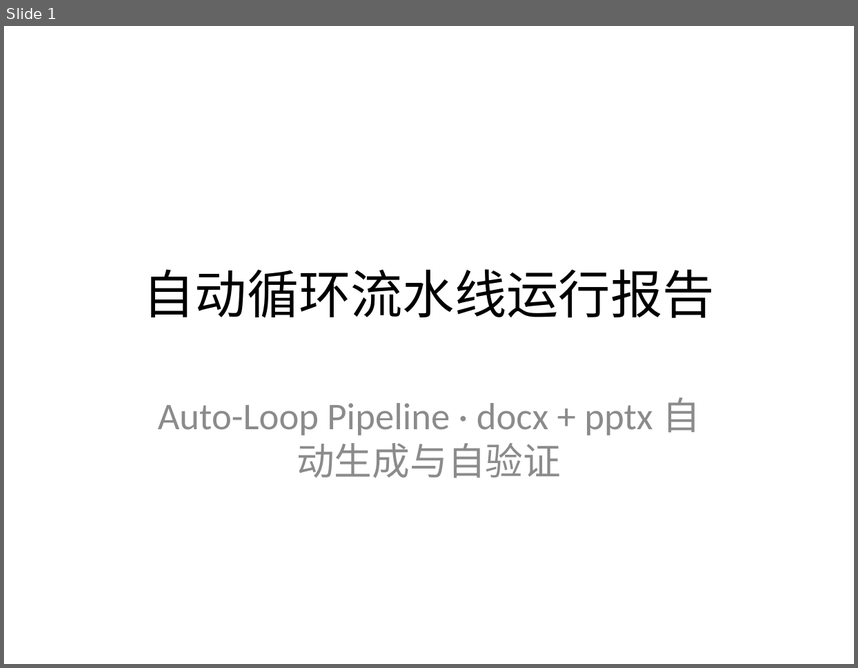
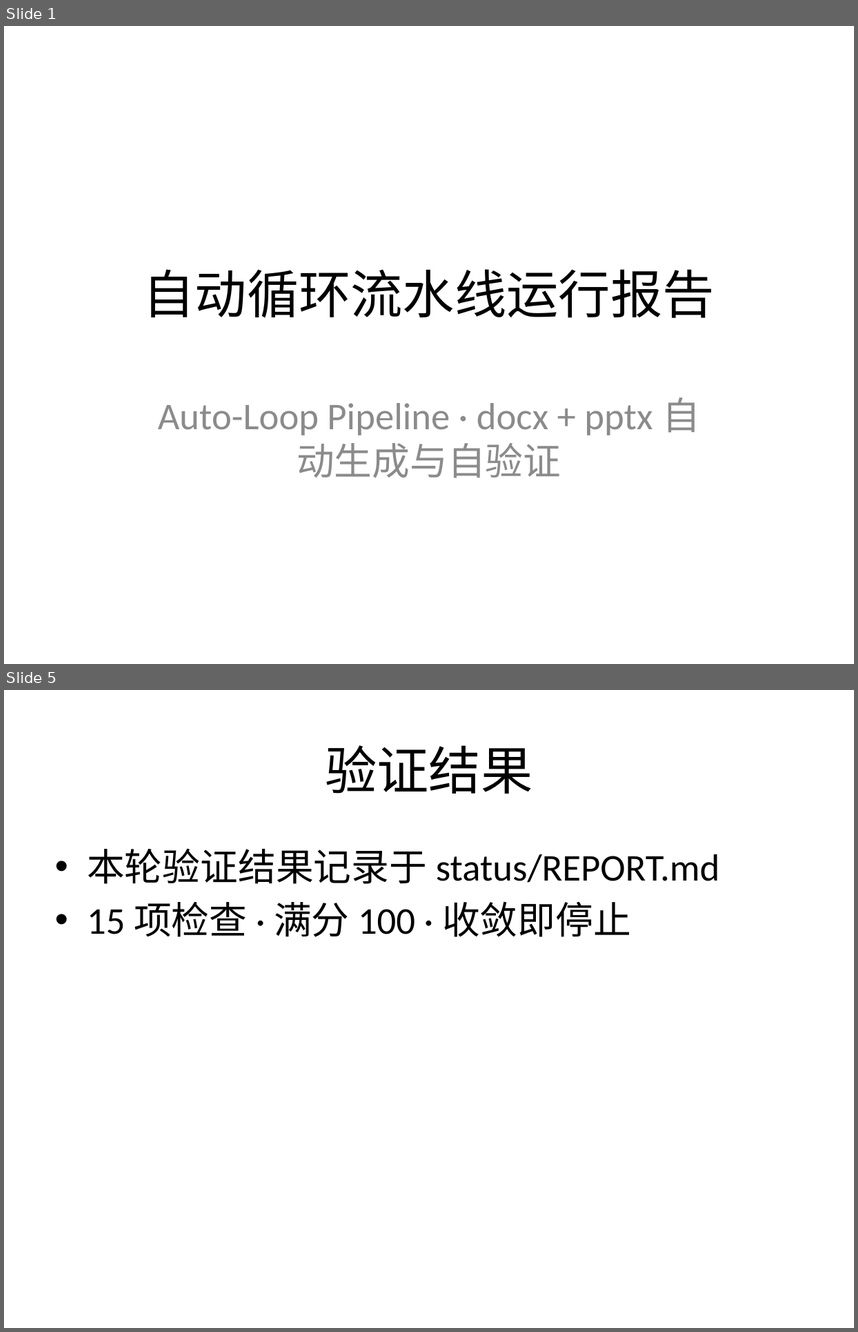
Before and after one commit to mqgg5630-cyber/test-auto-arena, a slide deck: output/slides/deck.pptx. Shown one above the other, each under a label of ours: slide 1 before the commit, slides 1 and 5 after it; the slides between them are not shown. The pictures are 858x668 and 858x1332 pixels, drawn with LibreOffice and Linux fonts; fonts in the diff are those of the drawing. Boxes give left, top, right and bottom in pixels: in the first picture for what was removed or moved away, otherwise in the second. Text is boxed around its words. In the diff, an @@ line names an element or a change of style, - is before the commit and + after.

```diff
--- a/output/slides/deck.pptx
+++ b/output/slides/deck.pptx
@@ slide 5 added at [4,690,854,1328], background #FFFFFF @@
@@ title added at [325,745,533,793], 44 pt, text #000000 @@
+验证结果
@@ text added at [87,848,720,937], 32 pt, text #000000 @@
+• 本轮验证结果记录于 status/REPORT.md
+• 15 项检查 · 满分 100 · 收敛即停止
```
Also in this commit, not shown: 1 slide changed, 4 other slides added, 1 slide removed, 4 other files.
